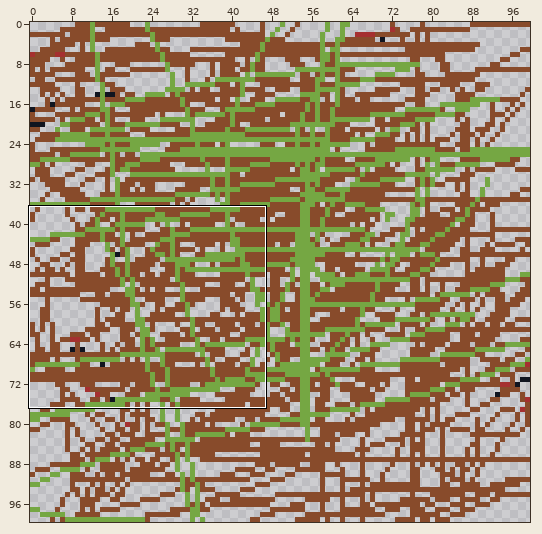
File history of a pixel-art file, 2025/_techTest/Sprite-0002.aseprite. Above: a wide view before the commit, with the close-up outlined.
Close-up. Before:
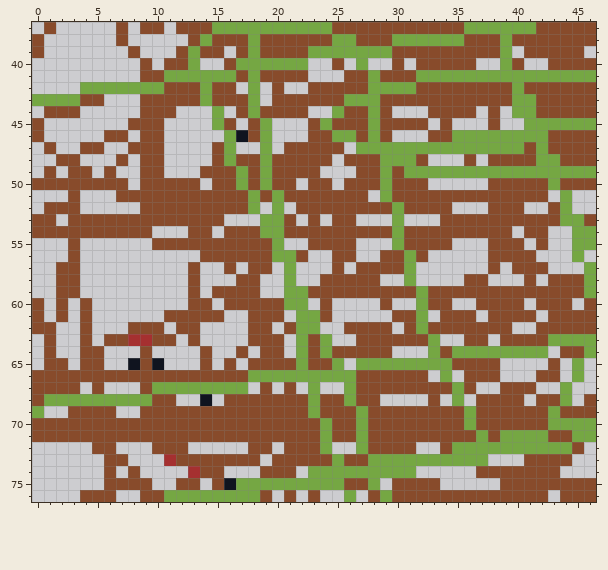
100x100 pixels, 1 frame. Shown: x 0..46, y 37..76.
New version:
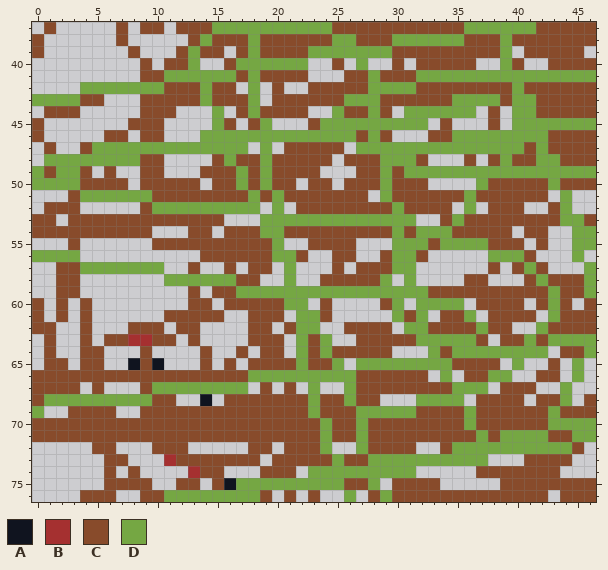
Palette (. is transparent): A #10141f  B #a53030  C #884b2b  D #75a743
Change:
Changed rows in their new state; - is an unchanged pixel.
first column x 0:
43 -----------------------------------DDDD-----
44 -------------------------------DDDDDD-------
45 -------------------------DDD-DDDD-------D---
46 --------------DD-DD-DDDDD-------------------
47 -----DDDDDDDDDDD-D--------------------------
48 -DDDDDDDD------------------------------D----
49 D-DD----------------------------------------
50 DDDD---------------------------------D------
51 ----DDDDDD--------------------------D-------
52 ----------DDDDDDDD------------------D-------
53 ---------------------DDDDDDDDD-D---D--------
54 --------------------------------DDD---------
55 -------------------------------DD-DDDD------
56 DDDD--------------------------D-------DDD---
57 ----DDDDDDD-------------------D----------D--
58 -----------DDDDDD------------D------------D-
59 -----------------DDDD--DDDDDDDDD-----------D
60 ------------------------------D--DDD-------D
61 ------------------------------D-----D------D
62 -------------------------------D-----D----D-
63 --------------------------------D-DDD----D--
65 ----------------------------------------D---
66 --------------------------------------DD----
67 ------------------------------------DD------
68 --------------------------------DDD---------
69 ----------------------------DDDD------------
